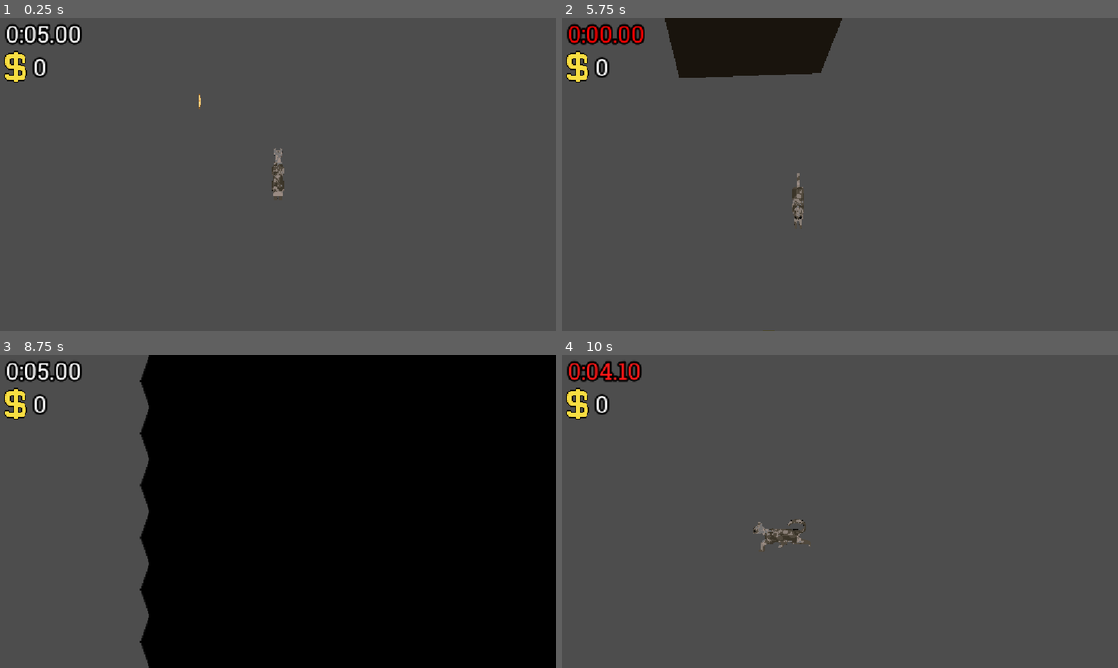
Above: before the commit, frames 1-4 (two rows, left to right).
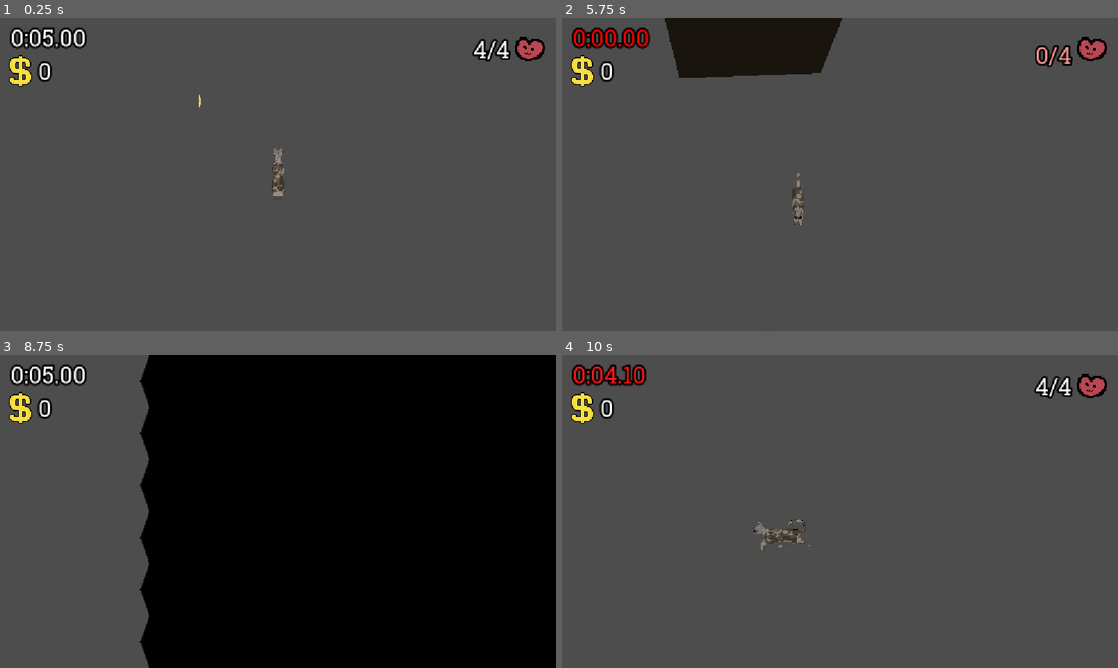
Above: after the commit, the same moments.

Repository: Emarald64/ancient-game-jam
Game: Godot game, scene res://source/main.tscn
Same seed, same stepped clock (60 frames per second), same inputs: the game is played once before the commit and once after it.
Inputs:
- Up to frame 1 (0.25 s): no input
- Up to frame 2 (5.75 s): hold D (move_right) 0.53-1.28 s; hold S (move_down) 1.28-2.03 s; hold D (move_right) 2.03-2.78 s; hold W (move_up) 2.78-3.53 s; hold A (move_left) 3.53-5.03 s; hold S (move_down) from 5.03 s (still down)
- Up to frame 3 (8.75 s): release S (move_down) at 5.78 s; hold D (move_right) 5.78-6.53 s; hold W (move_up) 6.53-7.28 s; hold D (move_right) 7.28-8 s; click "Retry" at 8 s
- Up to frame 4 (10 s): hold S (move_down) 8.78-9.53 s; hold A (move_left) from 9.53 s (still down)

The runs differ from the first frame. In frame 1, 2.0% of the frame differs, in the area x 0-98%, y 2-22%; in frame 2, 2.1%; in frame 3, 1.4%; in frame 4, 2.0%.

Commit message:
added health display

Diff:
--- a/source/main.gd
+++ b/source/main.gd
@@ -8,10 +8,8 @@
 func _ready() -> void:
 	Globals.main=self
 	if Globals.restarting:
-		#screen_wipe.cover()
-		#RenderingServer.set_default_clear_color()
+		screen_wipe.cover()
 		screen_wipe.wipe_out()
 		Globals.restarting=false
 		await get_tree().process_frame
 		RenderingServer.set_default_clear_color(Color("4d4d4d"))
-		#ProjectSettings.set_setting("rendering/environment/defaults/default_clear_color",Color("4d4d4d"))
--- a/source/main.tscn
+++ b/source/main.tscn
@@ -3,6 +3,7 @@
 [ext_resource type="Script" uid="uid://b873hjapey7" path="res://source/main.gd" id="1_2uit2"]
 [ext_resource type="PackedScene" uid="uid://c371gspmx2x7j" path="res://source/player.tscn" id="1_kaxhg"]
 [ext_resource type="PackedScene" uid="uid://b3g4yrvnavcsi" path="res://source/ui/game_timer.tscn" id="2_62cc7"]
+[ext_resource type="PackedScene" uid="uid://dr1vd1jkko2x2" path="res://source/ui/health_counter.tscn" id="3_5aqvd"]
 [ext_resource type="PackedScene" uid="uid://dm176ci0ctmpm" path="res://source/ui/money_counter.tscn" id="3_c1q7g"]
 [ext_resource type="TileSet" uid="uid://doybb3uq46ygn" path="res://source/tile_set.tres" id="3_caq8k"]
 [ext_resource type="PackedScene" uid="uid://hgxjysbpdkyq" path="res://source/ui/time_out_animation.tscn" id="4_4naa1"]
@@ -15,10 +16,11 @@
 [node name="Main" type="Node2D" unique_id=1110147883]
 script = ExtResource("1_2uit2")
 
-[node name="Player" parent="." unique_id=610998424 node_paths=PackedStringArray("main") instance=ExtResource("1_kaxhg")]
+[node name="Player" parent="." unique_id=610998424 node_paths=PackedStringArray("main", "health_counter") instance=ExtResource("1_kaxhg")]
 unique_name_in_owner = true
 position = Vector2(468, 306)
 main = NodePath("..")
+health_counter = NodePath("../UILayer/HealthCounter")
 
 [node name="playerCam" type="Camera2D" parent="Player" unique_id=1217677857]
 position_smoothing_enabled = true
@@ -32,9 +34,22 @@
 
 [node name="UILayer" type="CanvasLayer" parent="." unique_id=296706503]
 
+[node name="HealthCounter" parent="UILayer" unique_id=664241931 instance=ExtResource("3_5aqvd")]
+anchors_preset = 1
+anchor_left = 1.0
+anchor_right = 1.0
+offset_left = -171.0
+offset_top = 32.0
+offset_right = -22.0
+offset_bottom = 97.0
+grow_horizontal = 0
+metadata/_edit_use_anchors_ = true
+
 [node name="VBoxContainer" type="VBoxContainer" parent="UILayer" unique_id=189905640]
-offset_right = 40.0
-offset_bottom = 40.0
+offset_left = 10.0
+offset_top = 8.0
+offset_right = 161.0
+offset_bottom = 142.0
 
 [node name="GameTimer" parent="UILayer/VBoxContainer" unique_id=926535582 instance=ExtResource("2_62cc7")]
 layout_mode = 2
--- a/source/player.gd
+++ b/source/player.gd
@@ -8,6 +8,7 @@
 var health:=5
 var is_dying:=false
 @export var main:Main
+@export var health_counter:HealthCounter
 signal collected_money(amount:int)
 
 func _physics_process(_delta: float) -> void:
@@ -72,13 +73,15 @@
 func hurt(amount:int):
 	health-=amount
 	if health<=0:
-		health=0
+		die()
 	update_health()
 
 func die(display_death_screen:=true,damage_type:=DAMAGE_TYPE.unknown):
 	is_dying=true
+	health=0
+	update_health()
 	if display_death_screen:
 		main.dealth_screen.appear(damage_type)
 
 func update_health():
-	pass
+	health_counter.update_health(health)
--- /dev/null
+++ b/source/ui/health_counter.gd
@@ -0,0 +1,17 @@
+class_name HealthCounter
+extends Control
+
+@export var current_health:=4
+@export var max_health:=4
+
+@onready var anim_player=$AnimationPlayer
+
+func update_health(new_health:int):
+	if new_health<current_health:
+		anim_player.play("decrease_health")
+	elif new_health>current_health:
+		anim_player.play("increase_health")
+	current_health=new_health
+
+func update_displayed_health():
+	%Label.text="%s/%s" % [current_health,max_health]
--- /dev/null
+++ b/source/ui/health_counter.tscn
@@ -0,0 +1,150 @@
+[gd_scene format=3 uid="uid://dr1vd1jkko2x2"]
+
+[ext_resource type="Script" uid="uid://didgondm7qc6d" path="res://source/ui/health_counter.gd" id="1_2esmg"]
+[ext_resource type="Texture2D" uid="uid://crec82bx2o5y6" path="res://arte/ui/heart.png" id="1_x116x"]
+
+[sub_resource type="Animation" id="Animation_a33k1"]
+length = 0.001
+tracks/0/type = "value"
+tracks/0/imported = false
+tracks/0/enabled = true
+tracks/0/path = NodePath("Label:modulate")
+tracks/0/interp = 1
+tracks/0/loop_wrap = true
+tracks/0/keys = {
+"times": PackedFloat32Array(0),
+"transitions": PackedFloat32Array(1),
+"update": 0,
+"values": [Color(1, 1, 1, 1)]
+}
+tracks/1/type = "value"
+tracks/1/imported = false
+tracks/1/enabled = true
+tracks/1/path = NodePath("Label:offset_transform_position")
+tracks/1/interp = 1
+tracks/1/loop_wrap = true
+tracks/1/keys = {
+"times": PackedFloat32Array(0),
+"transitions": PackedFloat32Array(1),
+"update": 0,
+"values": [Vector2(0, 0)]
+}
+
+[sub_resource type="Animation" id="Animation_hulhk"]
+resource_name = "decrese_health"
+length = 0.3
+tracks/0/type = "value"
+tracks/0/imported = false
+tracks/0/enabled = true
+tracks/0/path = NodePath("Label:modulate")
+tracks/0/interp = 1
+tracks/0/loop_wrap = true
+tracks/0/keys = {
+"times": PackedFloat32Array(0, 0.15, 0.3),
+"transitions": PackedFloat32Array(1, 1, 1),
+"update": 0,
+"values": [Color(1, 1, 1, 1), Color(1, 0.39999998, 0.39999998, 1), Color(1, 1, 1, 1)]
+}
+tracks/1/type = "value"
+tracks/1/imported = false
+tracks/1/enabled = true
+tracks/1/path = NodePath("Label:offset_transform_position")
+tracks/1/interp = 1
+tracks/1/loop_wrap = true
+tracks/1/keys = {
+"times": PackedFloat32Array(0, 0.1, 0.3),
+"transitions": PackedFloat32Array(0.5, 2, 1),
+"update": 0,
+"values": [Vector2(0, 0), Vector2(0, 16), Vector2(0, 0)]
+}
+tracks/2/type = "method"
+tracks/2/imported = false
+tracks/2/enabled = true
+tracks/2/path = NodePath(".")
+tracks/2/interp = 1
+tracks/2/loop_wrap = true
+tracks/2/keys = {
+"times": PackedFloat32Array(0.1),
+"transitions": PackedFloat32Array(1),
+"values": [{
+"args": [],
+"method": &"update_displayed_health"
+}]
+}
+
+[sub_resource type="Animation" id="Animation_2esmg"]
+resource_name = "increase_health"
+length = 0.3
+step = 0.05
+tracks/0/type = "value"
+tracks/0/imported = false
+tracks/0/enabled = true
+tracks/0/path = NodePath("Label:modulate")
+tracks/0/interp = 1
+tracks/0/loop_wrap = true
+tracks/0/keys = {
+"times": PackedFloat32Array(0, 0.15, 0.3),
+"transitions": PackedFloat32Array(1, 1, 1),
+"update": 0,
+"values": [Color(1, 1, 1, 1), Color(0.51, 1, 0.39999998, 1), Color(1, 1, 1, 1)]
+}
+tracks/1/type = "value"
+tracks/1/imported = false
+tracks/1/enabled = true
+tracks/1/path = NodePath("Label:offset_transform_position")
+tracks/1/interp = 1
+tracks/1/loop_wrap = true
+tracks/1/keys = {
+"times": PackedFloat32Array(0, 0.1, 0.3),
+"transitions": PackedFloat32Array(0.5, 2, 1),
+"update": 0,
+"values": [Vector2(0, 0), Vector2(0, -16), Vector2(0, 0)]
+}
+tracks/2/type = "method"
+tracks/2/imported = false
+tracks/2/enabled = true
+tracks/2/path = NodePath(".")
+tracks/2/interp = 1
+tracks/2/loop_wrap = true
+tracks/2/keys = {
+"times": PackedFloat32Array(0.1),
+"transitions": PackedFloat32Array(1),
+"values": [{
+"args": [],
+"method": &"update_displayed_health"
+}]
+}
+
+[sub_resource type="AnimationLibrary" id="AnimationLibrary_hulhk"]
+_data = {
+&"RESET": SubResource("Animation_a33k1"),
+&"decrease_health": SubResource("Animation_hulhk"),
+&"increase_health": SubResource("Animation_2esmg")
+}
+
+[node name="HealthCounter" type="HBoxContainer" unique_id=664241931]
+offset_right = 40.0
+offset_bottom = 40.0
+theme_override_constants/separation = 11
+script = ExtResource("1_2esmg")
+
+[node name="Label" type="Label" parent="." unique_id=133160504]
+unique_name_in_owner = true
+layout_mode = 2
+offset_transform_enabled = true
+text = "4/4"
+
+[node name="MarginContainer" type="MarginContainer" parent="." unique_id=646181618]
+layout_mode = 2
+theme_override_constants/margin_top = 8
+theme_override_constants/margin_right = 0
+theme_override_constants/margin_bottom = 7
+
+[node name="TextureRect" type="TextureRect" parent="MarginContainer" unique_id=509168300]
+texture_filter = 1
+layout_mode = 2
+texture = ExtResource("1_x116x")
+expand_mode = 3
+
+[node name="AnimationPlayer" type="AnimationPlayer" parent="." unique_id=80948086]
+libraries/ = SubResource("AnimationLibrary_hulhk")
Binary file added: arte/ui/heart.png
Not shown, added: arte/ui/heart.png.import
Not shown, added: source/ui/health_counter.gd.uid
Not shown, added: arte/ui/heart.pxo
